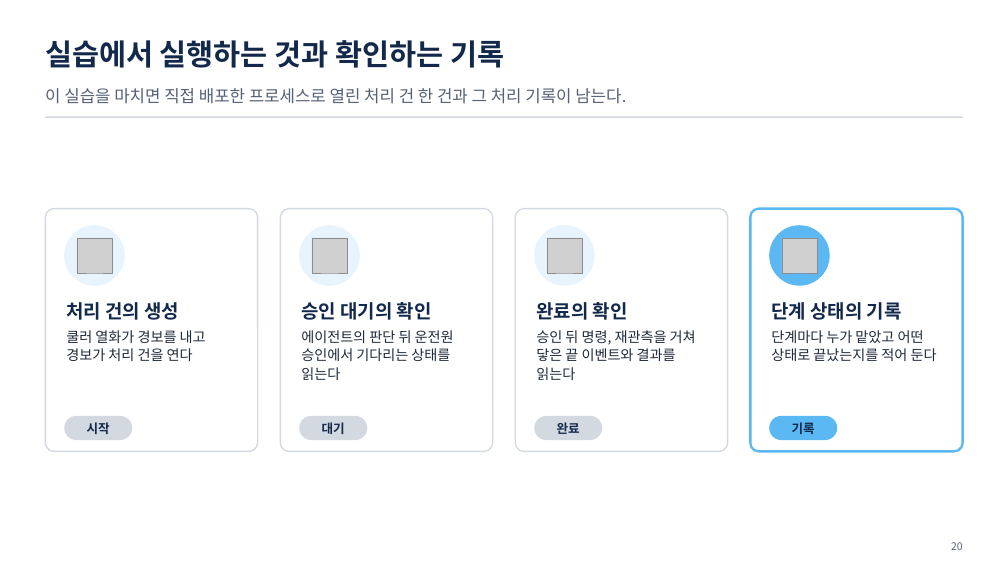
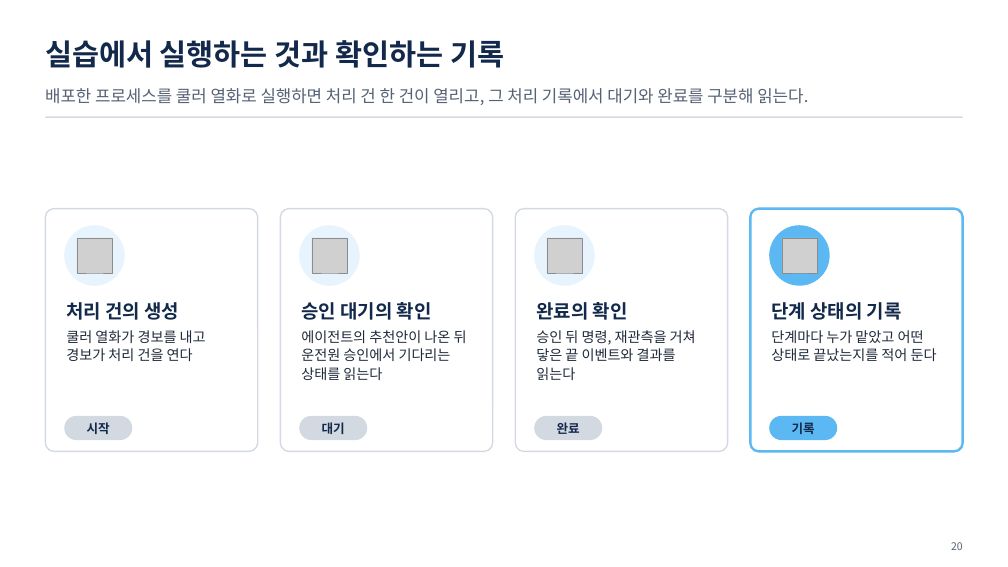
Before and after one commit to uengine-oss/hyd-iot-edu, a slide deck: slide 20 of docs/교재/통합반_오프라인/09회차/통합반_오프라인_09회차.pptx. Drawn at 1008x567 pixels with LibreOffice and Linux fonts; fonts in the diff are those of the drawing; grey boxes stand for pictures. Boxes give left, top, right and bottom in pixels: in the first picture for what was removed or moved away, otherwise in the second. Text is boxed around its words. In the diff, an @@ line names an element or a change of style, - is before the commit and + after.

```diff
--- a/docs/교재/통합반_오프라인/09회차/통합반_오프라인_09회차.pptx
+++ b/docs/교재/통합반_오프라인/09회차/통합반_오프라인_09회차.pptx
@@ text at (45, 88, 808, 105): text changed @@
-이 실습을 마치면 직접 배포한 프로세스로 열린 처리 건 한 건과 그 처리 기록이 남는다.
+배포한 프로세스를 쿨러 열화로 실행하면 처리 건 한 건이 열리고, 그 처리 기록에서 대기와 완료를 구분해 읽는다.
@@ text at (301, 330, 467, 380): text changed @@
-에이전트의 판단 뒤 운전원 승인에서 기다리는 상태를 읽는다
+에이전트의 추천안이 나온 뒤 운전원 승인에서 기다리는 상태를 읽는다
```
Also in this commit, not shown: 10 other slides changed, 1 slide added, 1 slide removed, 35 other files.
